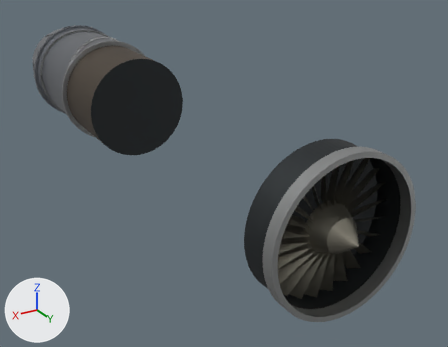
An edit to the glTF model public/aircraft/f-35b/engine/F135-PW-600-installed.glb, drawn before and after from the same camera.
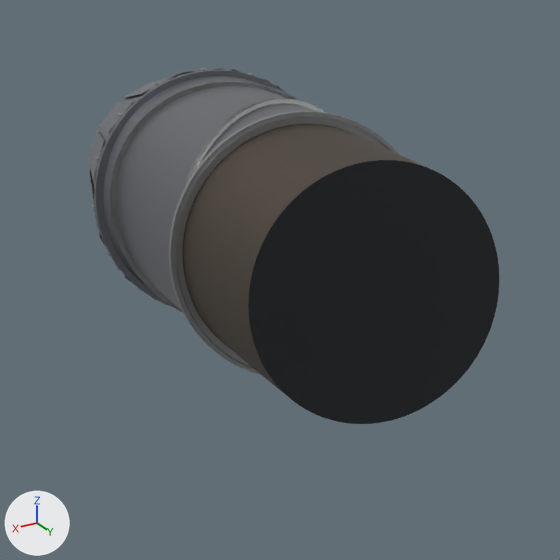
Old and new are each drawn whole from a camera (50 mm lens) standing at (2.36, 3.5, 4.05) and looking at (-0.45, -1.19, 1.71) and again close up on the part from 0% to 46% of the width and 0% to 59% of the height. The axes (+X, +Y, +Z) are drawn at lower left. The lights are the same throughout. The last two pictures show the newer version. Where no turn or scale is listed for an object, it has been applied to the vertices.

Objects in the first close-up: 'F135_AftSwivelShell', 'F135_AugmentorLiner', 'F135_Centerbody', 'F135_ForwardBearingRings', 'F135_ForwardSwivelShell', 'F135_MiddleBearingRings', 'F135_MiddleSwivelShell', 'F135_NozzleCollar' and 10 more.
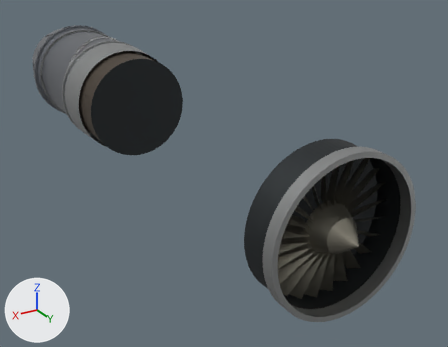
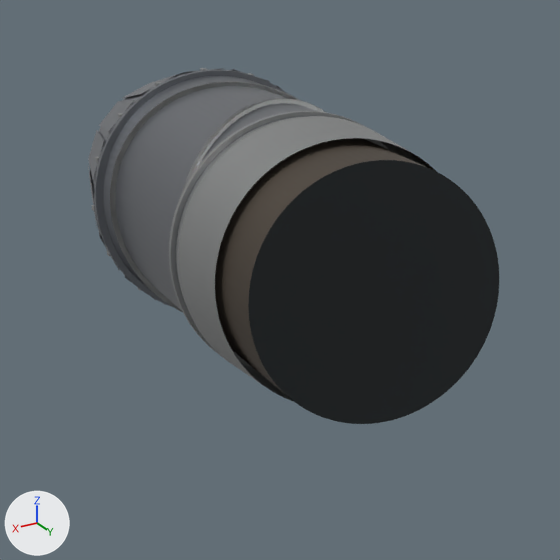
What differs and where, as boxes (x1, y1, x2, y2) in the close-ups (560 x 560 px):
'F135_AftCasing', added
    after: (176, 116, 437, 401)

What the commit changed:
Mesh me_f135_aftcasing is new.
It has 291 vertices, 384 faces and spans x -0.545..0.545, y 0.025..0.47, z -0.545..0.545.
It uses material mat_f135_casing (grey #a8aaaa).
Object 'F135_AftCasing' (ob_f135_aftcasing) is new; it shows me_f135_aftcasing.
Its location is (0.0, -2.864, 2.182).
